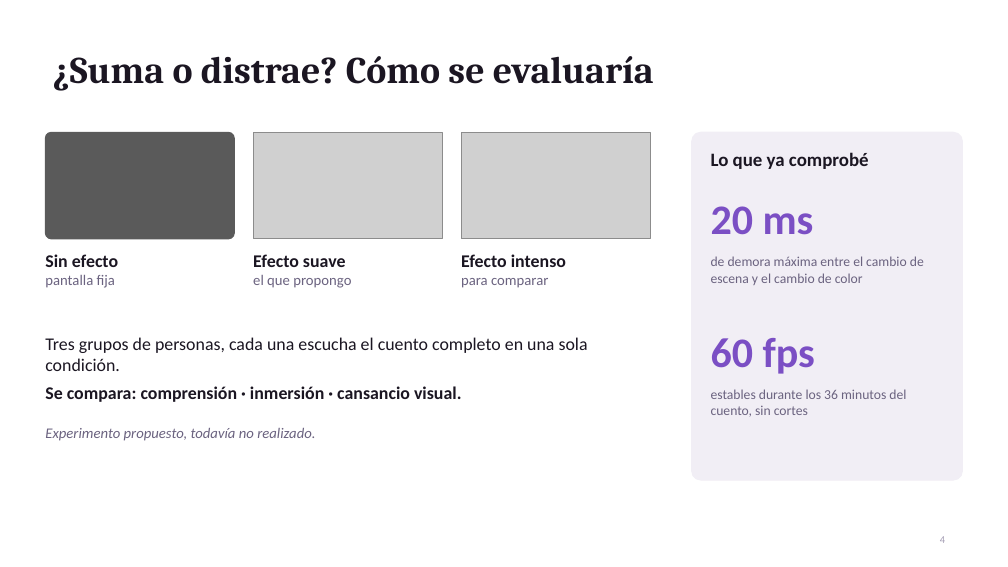
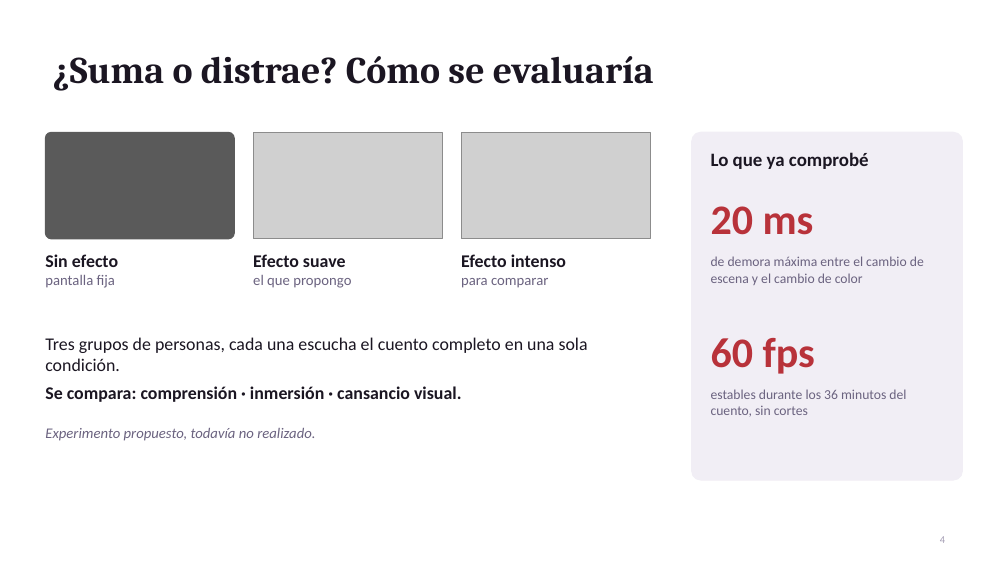
Before and after one commit to bernarditarobles/Prototipo-audiolibro, a slide deck: slide 4 of presentacion/Escuchar_y_ver_presentacion.pptx. Drawn at 1008x567 pixels with LibreOffice and Linux fonts; fonts in the diff are those of the drawing; grey boxes stand for pictures. Boxes give left, top, right and bottom in pixels: in the first picture for what was removed or moved away, otherwise in the second. Text is boxed around its words. In the diff, an @@ line names an element or a change of style, - is before the commit and + after.

```diff
--- a/presentacion/Escuchar_y_ver_presentacion.pptx
+++ b/presentacion/Escuchar_y_ver_presentacion.pptx
@@ text "20 ms" at [711,206,814,235]: text colour #7B4FC4 to #B8323A @@
@@ text "60 fps" at [711,338,815,374]: text colour #7B4FC4 to #B8323A @@
```
Also in this commit, not shown: 2 other slides changed.
